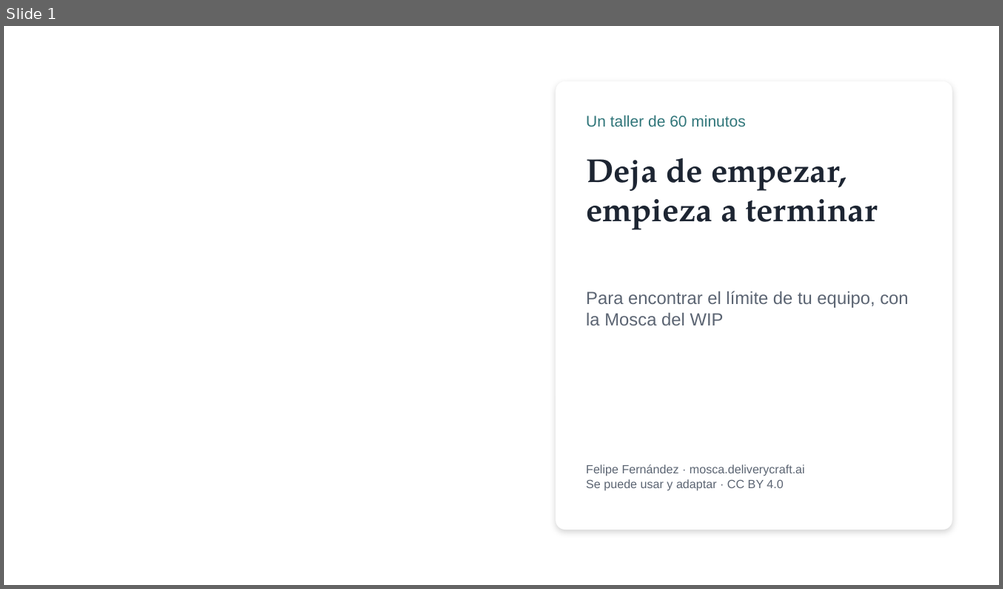
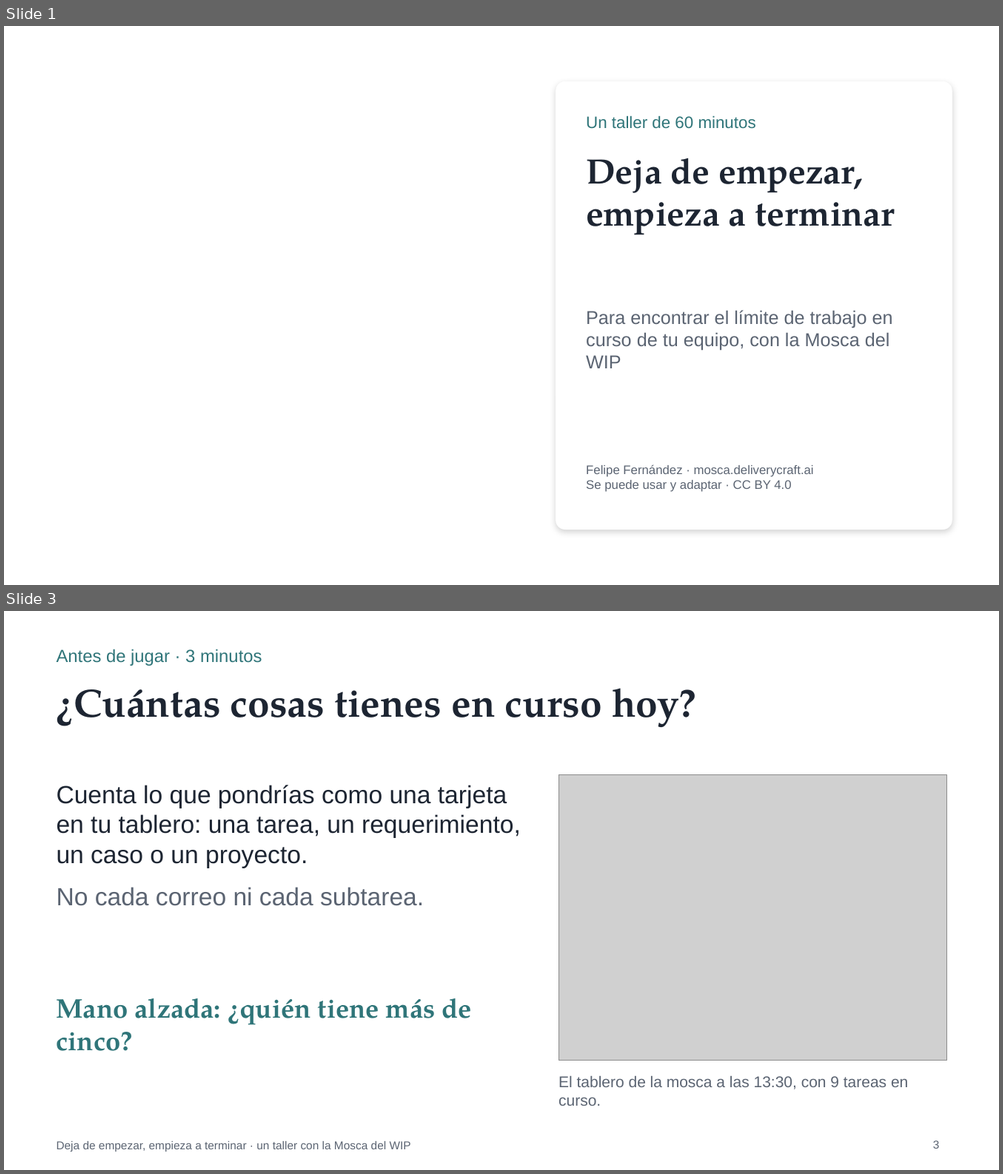
Before and after one commit to ferfelan/mosca-del-wip, a slide deck: public/taller/Mosca-del-WIP-Taller-Presentacion.pptx. Shown one above the other, each under a label of ours: slide 1 before the commit, slides 1 and 3 after it; the slides between them are not shown. The pictures are 1003x589 and 1003x1174 pixels, drawn with LibreOffice and Linux fonts; fonts in the diff are those of the drawing; grey boxes stand for pictures; background and template pictures are left out. Boxes give left, top, right and bottom in pixels: in the first picture for what was removed or moved away, otherwise in the second. Text is boxed around its words. In the diff, an @@ line names an element or a change of style, - is before the commit and + after.

```diff
--- a/public/taller/Mosca-del-WIP-Taller-Presentacion.pptx
+++ b/public/taller/Mosca-del-WIP-Taller-Presentacion.pptx
@@ slide 3 added at (4,611,999,1170), background #FFFFFF @@
@@ text added at (57,649,262,666), 17 pt, text #2F7579 @@
+Antes de jugar · 3 minutos
@@ title added at (57,688,696,727), 38 pt, text #1D2532, bold @@
+¿Cuántas cosas tienes en curso hoy?
@@ text added at (57,785,521,906), 24 pt, text #1D2532 @@
+Cuenta lo que pondrías como una tarjeta en tu tablero: una tarea, un requerimiento, un caso o un proyecto.
+No cada correo ni cada subtarea.
@@ picture added at (558,775,946,1061) @@
@@ text added at (57,999,472,1051), 26 pt, text #2F7579, bold @@
+Mano alzada: ¿quién tiene más de cinco?
@@ text added at (558,1076,908,1106), 15 pt, text #5B6472 @@
+El tablero de la mosca a las 13:30, con 9 tareas en curso.
@@ text added at (57,1142,411,1152), 11 pt, text #5B6472 @@
+Deja de empezar, empieza a terminar · un taller con la Mosca del WIP
@@ page number added at (933,1141,939,1149), 11 pt, text #5B6472 @@
+3
@@ slide 1 changed as well @@
@@ text "Un taller de 60 minutos" at (586,116,756,129): size 15 to 16 pt @@
@@ text "Deja de empezar, empieza a ..." at (586,158,895,235): size 32 to 34 pt @@
@@ text at (586,310,893,369): text changed; size 17 to 18 pt @@
-Para encontrar el límite de tu equipo, con la Mosca del WIP
+Para encontrar el límite de trabajo en curso de tu equipo, con la Mosca del WIP
@@ text "Felipe Fernández · mosca.deliverycraft.ai" at (586,465,814,492): size 11.5 to 12 pt @@
```
Also in this commit, not shown: 11 other slides changed, 1 other slide added, 1 slide removed, 10 other files.
